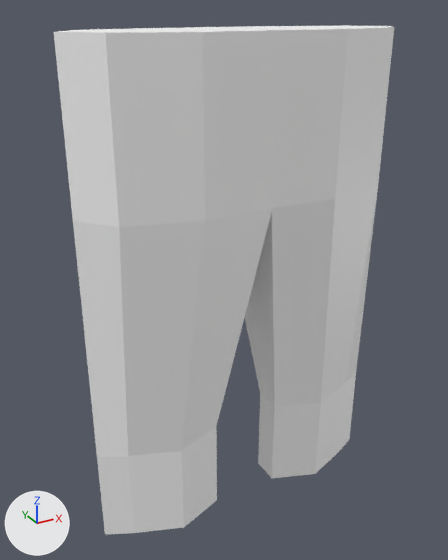
Renders of the glTF model assets/objects/Clothes/Jeans/Jeans.glb from each side of a commit.
Rendered twice from a 50 mm camera at (-2.26, -3.55, 2.53) aimed at (-0.11, 0.37, 0.57). Arrows for +X, +Y and +Z are at lower left; the lights stay in place. The first picture is the older version. Where no turn or scale is listed for an object, it has been applied to the vertices. Vertices at exactly the same position are counted once.
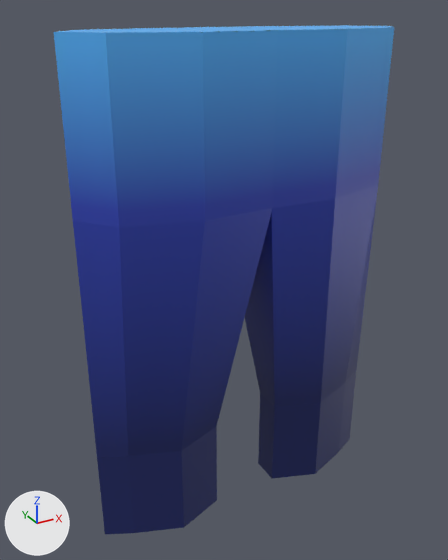
The change, as JSON lines over the scene's bpy script:
```json
{"op": "add", "block": "img_jeans_base_texture", "code": ["img_jeans_base_texture = load_image('Jeans Base Texture', '_unpacked/Jeans_Base_Texture', 1024, 1024, 'sRGB')"]}
{"op": "remove", "block": "mat_material_001", "code": "mat_material_001.base_color = (1.0, 1.0, 1.0)  # white #ffffff"}
{"op": "add", "block": "mat_material_001", "code": "mat_material_001.texture = img_jeans_base_texture"}
{"block": "me_plane", "where": "me_plane.from_pydata(...)  # 68 vertices, 128 faces; spans x -1.27..1.27, y -0.14..0.68, z -1.41..2.4"}
{"block": "me_plane", "where": "# used by ob_plane; location = (0.0, 0.0, 0.0)"}
{"block": "me_plane", "change": "me_plane part 1: texture (UV) coordinates of 128 of 128 faces, centred in x -1.2..1.2, y -0.14..0.66, z -1.41..2.4, changed; they spanned u 0.0..1.0, v 0.0..1.0 and now span u 0.0..0.93, v 0.0..1.0"}
```

Pixel boxes [x1, y1, x2, y2] of what changed, in the pictures (448 x 560 px):
```json
{"object": "Plane", "change": "surface changed", "before": [54, 25, 394, 534], "after": [54, 25, 394, 534], "on screen": "white to blue"}
```
